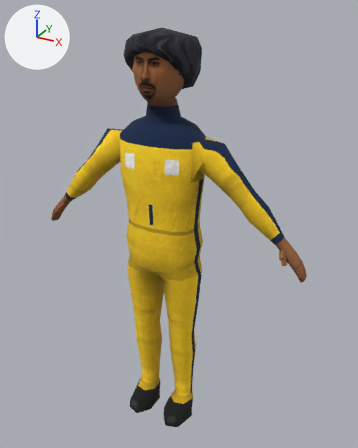
The glTF model modelos/piloto_h05.glb, before and after one commit.
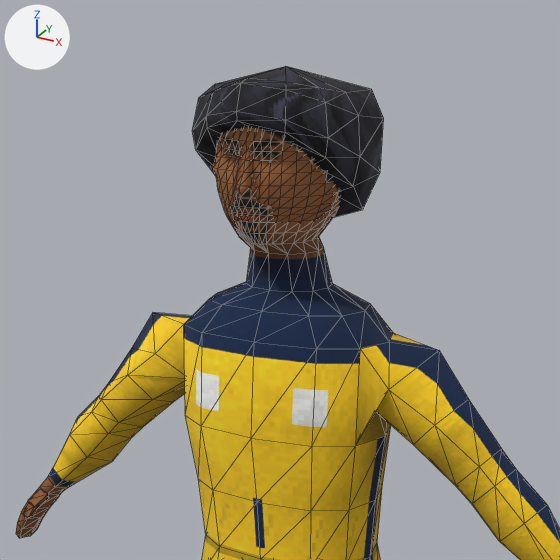
There are two pictures of each version: one whole from a 50 mm camera at (0.969, -1.631, 1.787) aimed at (0.038, 0.061, 0.941), one close up on the part from 13% to 77% of the width and 0% to 51% of the height. Every picture has the same lights, and +X, +Y and +Z are marked at upper left. The older version's two pictures come first. The close-ups show mesh edges as thin lines. Vertices at exactly the same position are counted once.

The older version as bpy lines, for what is in view:
```python
me_piloto_h05 = bpy.data.meshes.new('piloto_h05')
me_piloto_h05.from_pydata(...)  # 806 vertices, 1570 faces; spans x -0.61..0.61, y -0.14..0.14, z 0.0..1.72
me_piloto_h05.materials.append(mat_piloto_h05)  # picture img_piloto_h05
ob_piloto_h05 = bpy.data.objects.new('piloto_h05', me_piloto_h05)
ob_piloto_h05.location = (0.0, 0.0, 0.0)
```
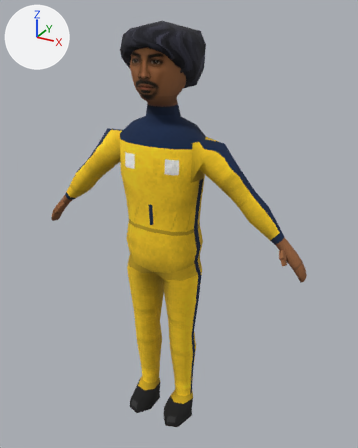
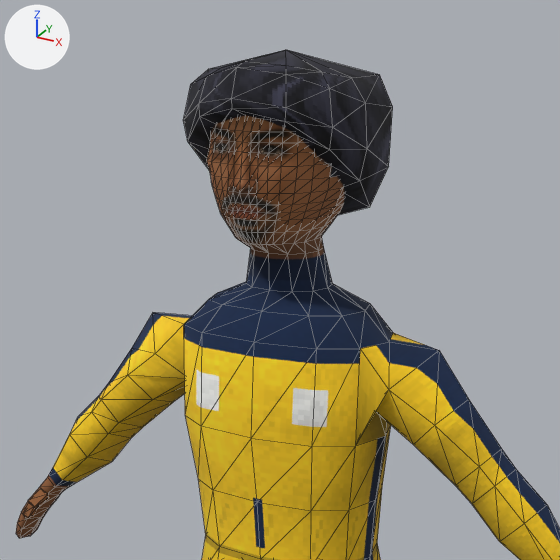
Location of each change, [x1, y1, x2, y2] in pixels of the close-ups (560 x 560 px; the box of a moved part takes in the faces that stretch with it):
'piloto_h05', reshaped, surface changed
    before: [16, 66, 560, 560]
    after: [16, 50, 560, 560]
part 1 of me_piloto_h05, moved or reshaped
    before: [192, 66, 384, 217]
    after: [183, 50, 393, 215]
part 2 of me_piloto_h05, moved or reshaped
    before: [213, 127, 339, 254]
    after: [207, 116, 345, 254]
part 3 of me_piloto_h05, surface changed
    before: [213, 127, 312, 243]
    after: [207, 116, 315, 243]

Patch to the scene script:
```diff
--- a/modelos/piloto_h05.glb.py
+++ b/modelos/piloto_h05.glb.py
@@ me_piloto_h05 @@
 # used by ob_piloto_h05; location = (0.0, 0.0, 0.0)
-me_piloto_h05.from_pydata(...)  # 806 vertices, 1570 faces; spans x -0.61..0.61, y -0.14..0.14, z 0.0..1.72
+me_piloto_h05.from_pydata(...)  # 806 vertices, 1570 faces; spans x -0.61..0.61, y -0.14..0.15, z 0.0..1.74
+# me_piloto_h05 part 1: the loose piece of 61 vertices spanning x -0.13..0.13, y -0.13..0.14, z 1.5..1.72 is scaled about its middle by 1.09, then moved by (0.0, 0.0, 0.01)
+# me_piloto_h05 part 2: 279 of 806 vertices moved; they spanned x -0.1..0.1, y -0.13..0.11, z 1.48..1.7 and now span x -0.11..0.11, y -0.13..0.12, z 1.48..1.72; mean shift (0.0, 0.0, 0.01); largest move (0.0, 0.08, 1.69) -> (0.0, 0.09, 1.71)
+# me_piloto_h05 part 3: texture (UV) coordinates of 264 of 1570 faces, centred in x -0.08..0.08, y -0.12..-0.06, z 1.48..1.65, changed; they spanned u 0.01..0.49, v 0.23..0.5 and now span u 0.02..0.48, v 0.23..0.5
+# other edits to the shape of me_piloto_h05 do not show in these pictures
 me_piloto_h05.materials.append(mat_piloto_h05)
```
